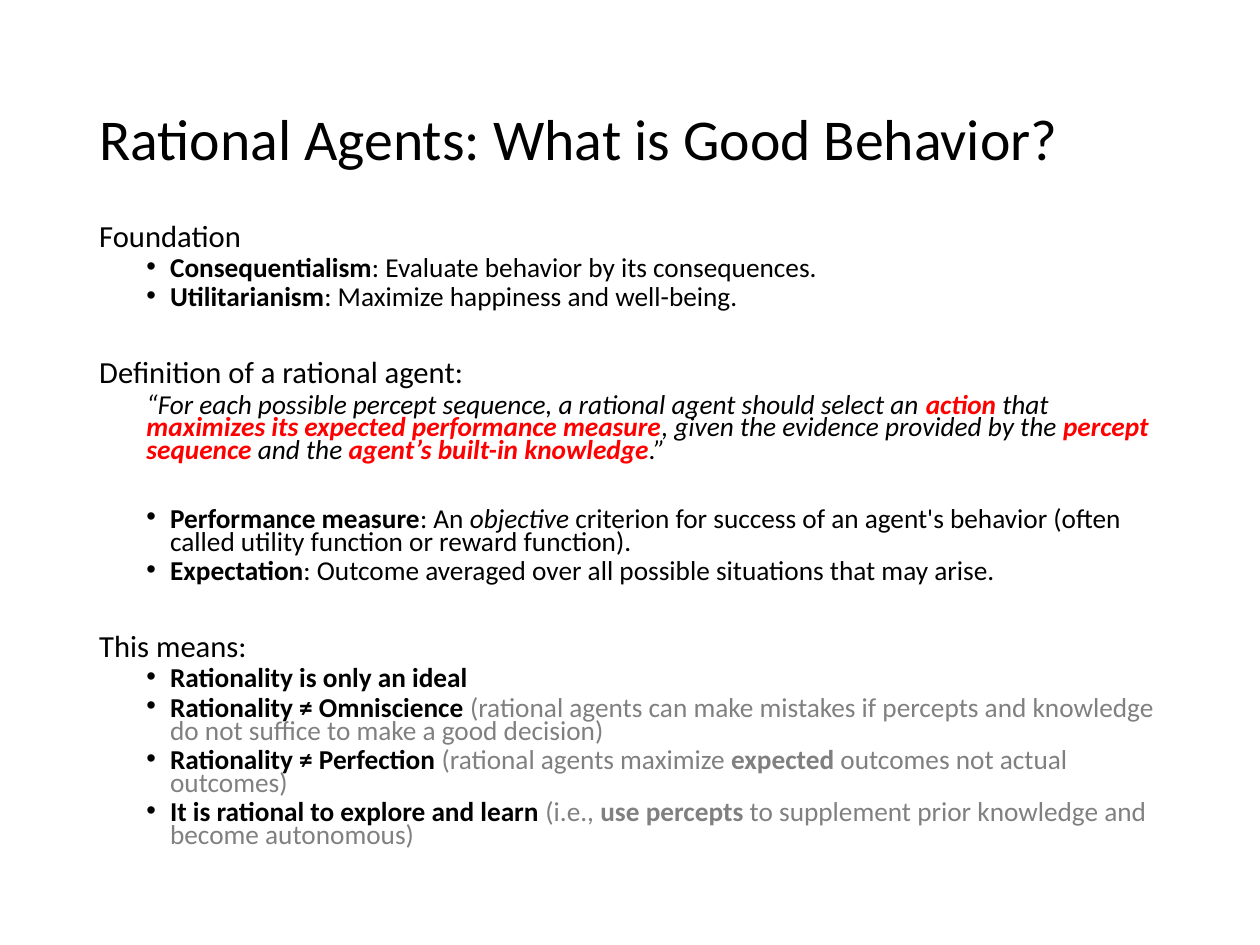
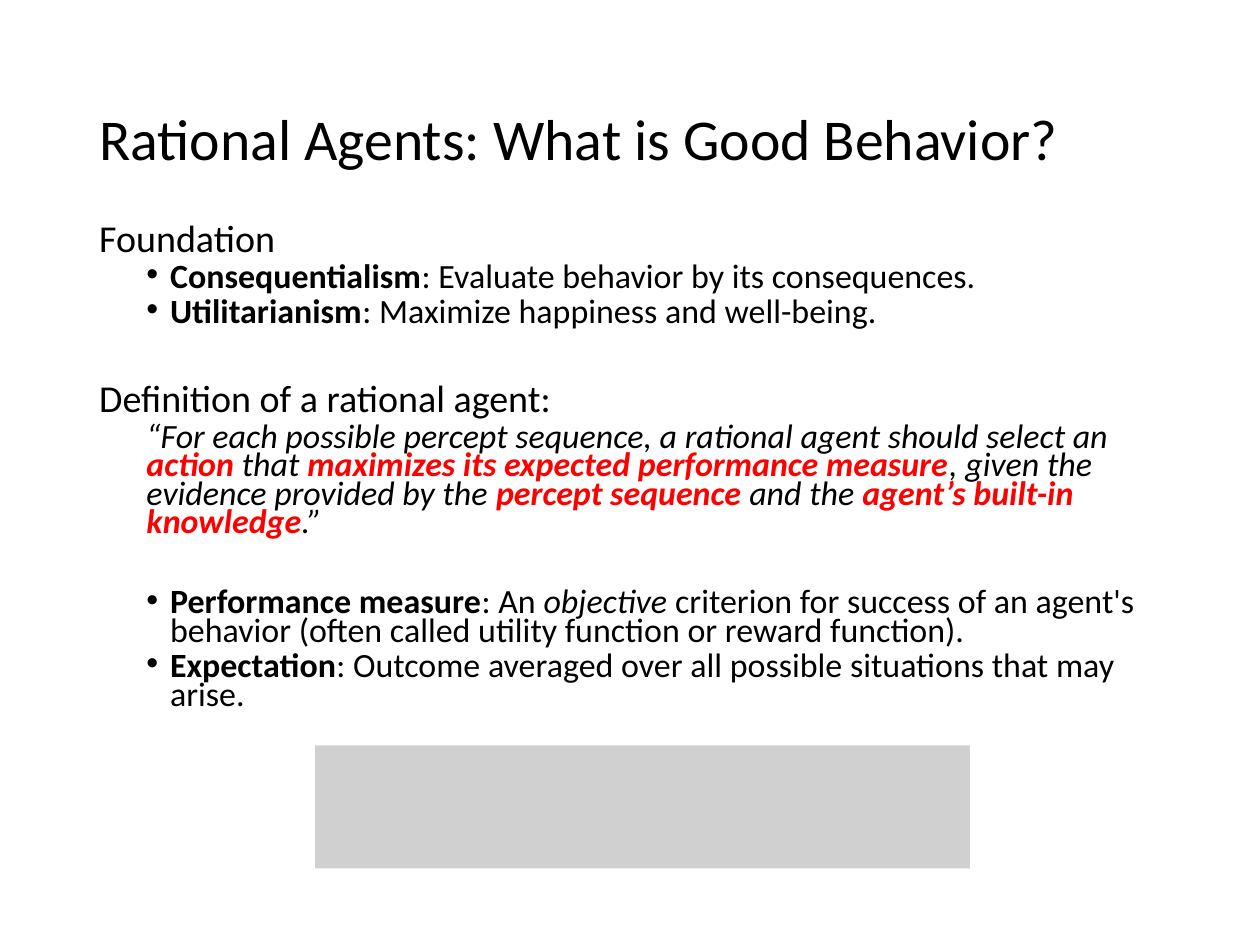
Before and after one commit to mhahsler/CS7320-AI, a slide deck: slide 8 of slides/02_agents.pptx. Drawn at 1260x945 pixels with LibreOffice and Linux fonts; fonts in the diff are those of the drawing; grey boxes stand for pictures. Boxes give left, top, right and bottom in pixels: in the first picture for what was removed or moved away, otherwise in the second. Text is boxed around its words. In the diff, an @@ line names an element or a change of style, - is before the commit and + after.

```diff
--- a/slides/02_agents.pptx
+++ b/slides/02_agents.pptx
@@ text "Foundation" at [99,225,1135,707]: size 17.5 to 21.7 pt in "Foundation", "Definition of a rational agent:"; size 15.6 to 19.4 pt @@
@@ text at [99,635,1154,848]: paragraphs removed @@
-This means:
-  • Rationality is only an ideal
-  • Rationality ≠ Omniscience (rational agents can make mistakes if percepts and knowledge do not suffice to make a good decision)
-  • Rationality ≠ Perfection (rational agents maximize expected outcomes not actual outcomes)
-  • It is rational to explore and learn (i.e., use percepts to supplement prior knowledge and become autonomous)
@@ picture added at [315,746,970,869] @@
```
Also in this commit, not shown: 4 other slides changed, 3 slides added, 1 other file.
